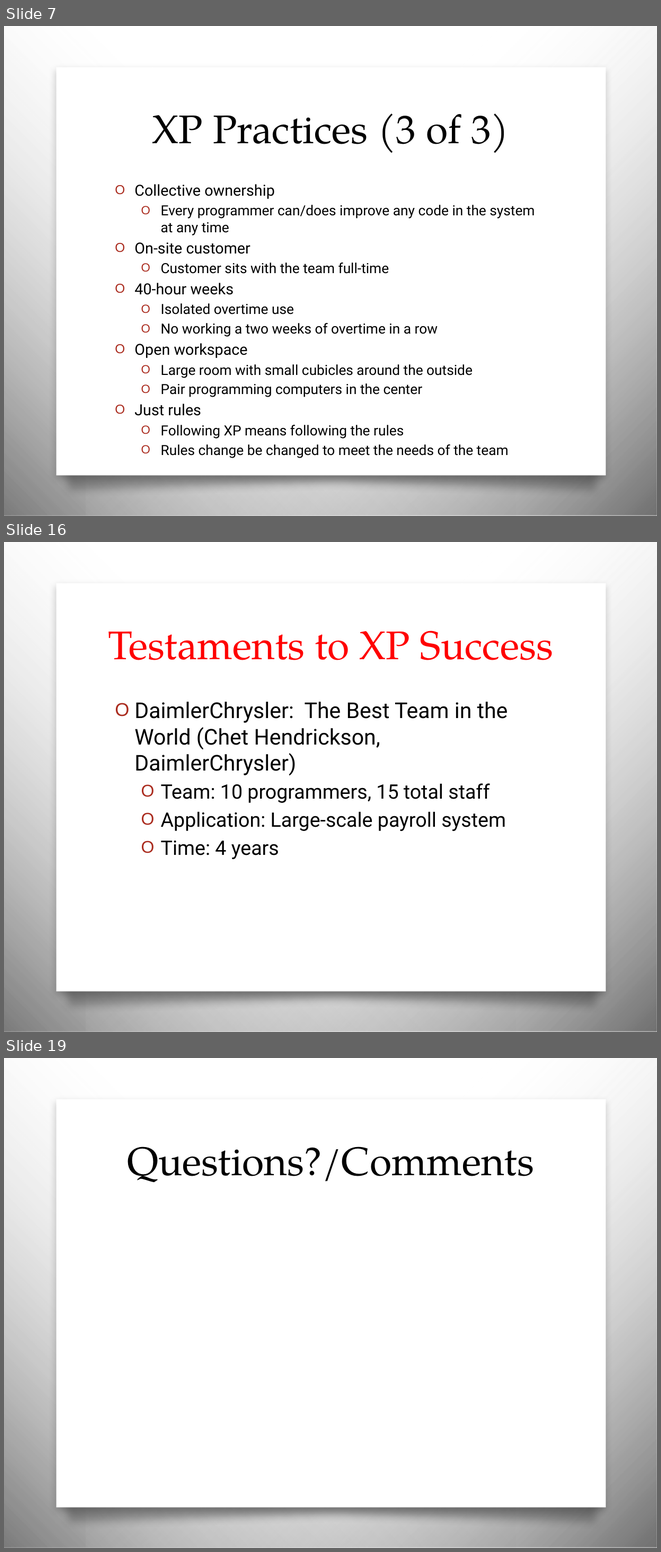
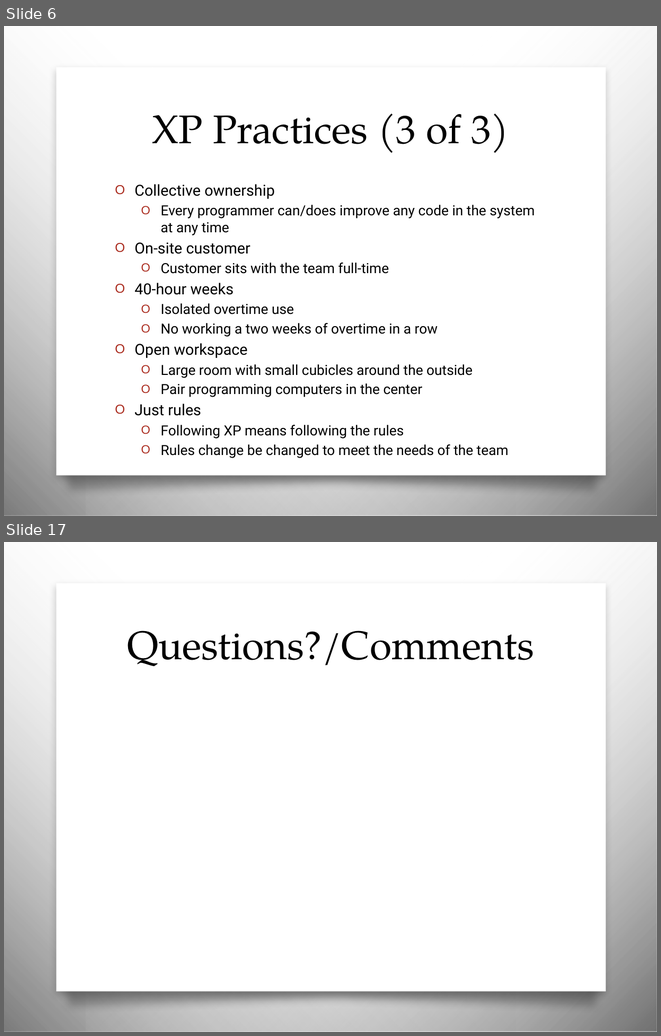
Before and after one commit to msnyde8/COSC617, a slide deck: Readings/Embracing Change with Extreme Programming - MJS.pptx. Shown one above the other, each under a label of ours: slides 7, 16 and 19 before the commit, slides 6 and 17 after it; the slides between them are not shown. The pictures are 661x1552 and 661x1036 pixels, drawn with LibreOffice and Linux fonts; fonts in the diff are those of the drawing; background and template pictures are left out. Boxes give left, top, right and bottom in pixels: in the first picture for what was removed or moved away, otherwise in the second. Text is boxed around its words. In the diff, an @@ line names an element or a change of style, - is before the commit and + after.

```diff
--- a/Readings/Embracing Change with Extreme Programming - MJS.pptx
+++ b/Readings/Embracing Change with Extreme Programming - MJS.pptx
@@ slide 16 removed at box(4, 542, 657, 1032), background picture (left out); not listed: 4 template elements that a slide beside it also shows @@
@@ title removed at box(108, 631, 554, 660) @@
-Testaments to XP Success
@@ text removed at box(134, 702, 508, 859) @@
-O DaimlerChrysler: The Best Team in the World (Chet Hendrickson, DaimlerChrysler)
-  O Team: 10 programmers, 15 total staff
-  O Application: Large-scale payroll system
-  O Time: 4 years
@@ what was slide 7 is now slide 6 @@
@@ what was slide 19 is now slide 17 @@
```
Also in this commit, not shown: 10 slides changed, 2 slides added, 4 other slides removed, 2 other files.
